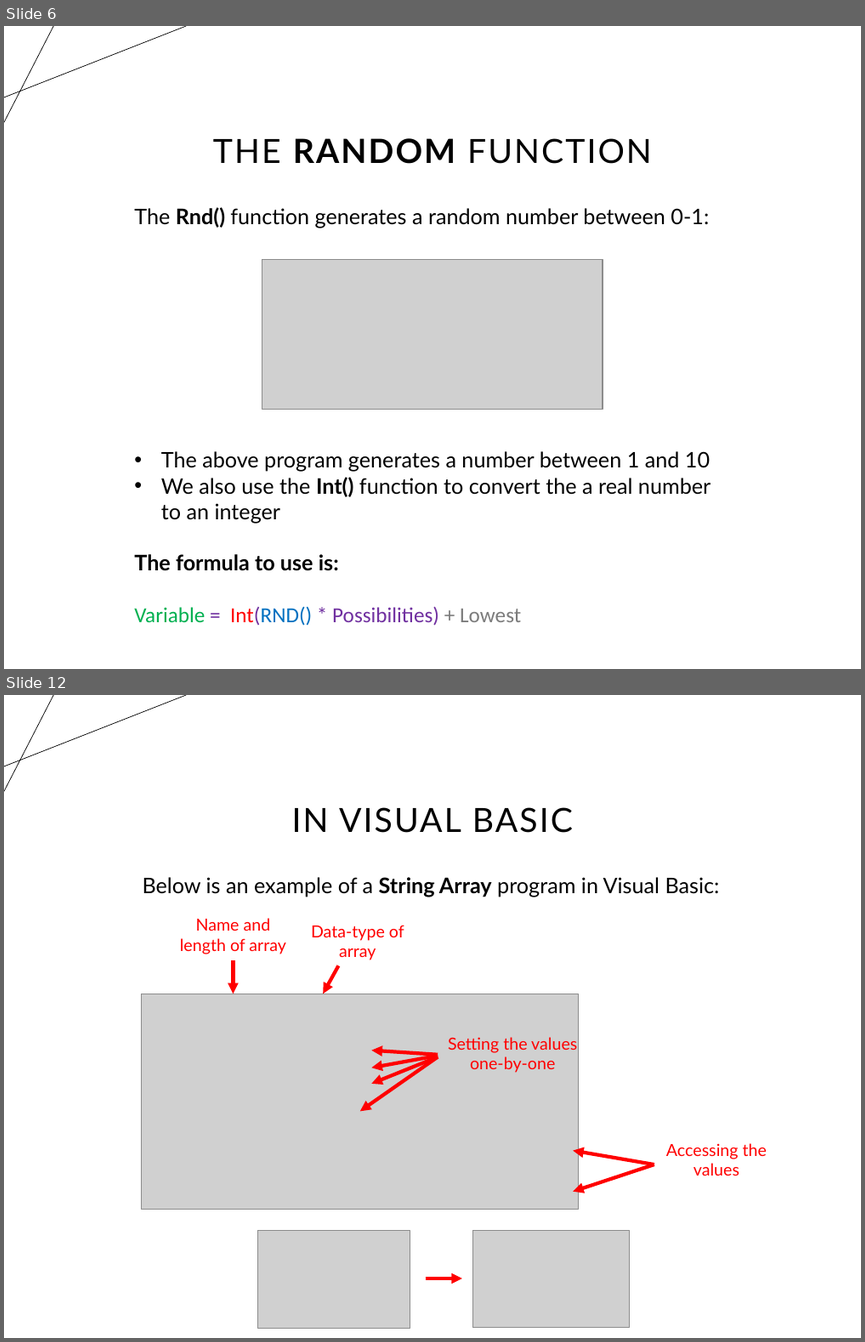
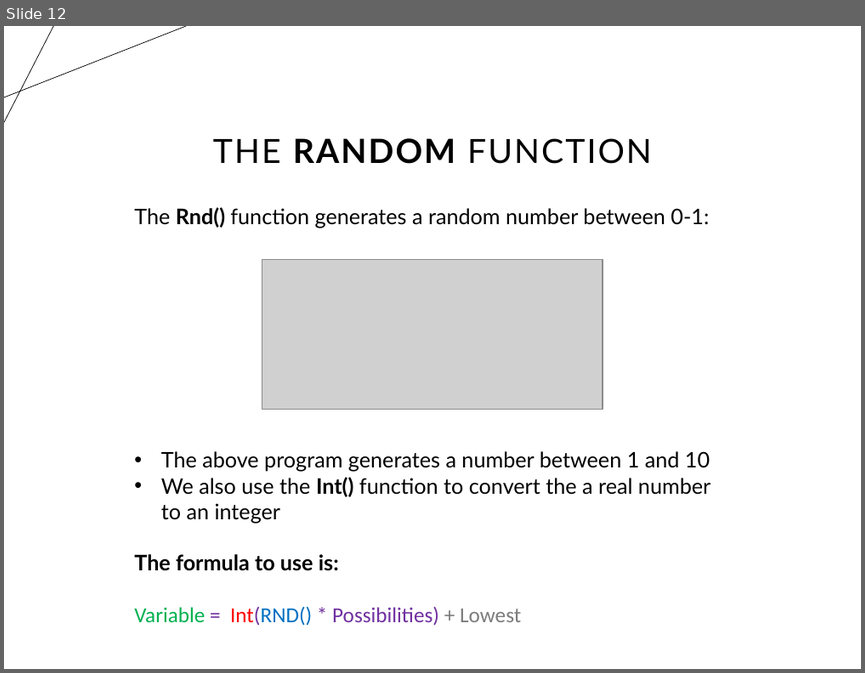
Before and after one commit to timo-w/mrwang, a slide deck: temp_extractions/tempfile.pptx. Shown one above the other, each under a label of ours: slides 6 and 12 before the commit, slide 12 after it; the slides between them are not shown. The pictures are 865x1342 and 865x673 pixels, drawn with LibreOffice and Linux fonts; fonts in the diff are those of the drawing; grey boxes stand for pictures. Boxes give left, top, right and bottom in pixels: in the first picture for what was removed or moved away, otherwise in the second. Text is boxed around its words. In the diff, an @@ line names an element or a change of style, - is before the commit and + after.

```diff
--- a/temp_extractions/tempfile.pptx
+++ b/temp_extractions/tempfile.pptx
@@ slide 12 removed at (4, 695, 861, 1338), background #FFFFFF; not listed: 2 template elements that a slide beside it also shows @@
@@ title removed at (292, 807, 573, 833) @@
-IN VISUAL BASIC
@@ text removed at (143, 877, 720, 897) @@
-Below is an example of a String Array program in Visual Basic:
@@ text removed at (180, 918, 286, 954) @@
-Name and length of array
@@ text removed at (311, 925, 404, 960) @@
-Data-type of array
@@ arrow removed from (233, 960) to (233, 993) @@
@@ arrow removed from (338, 966) to (323, 993) @@
@@ picture removed at (142, 993, 579, 1208) @@
@@ arrow removed from (438, 1054) to (371, 1049) @@
@@ text removed at (448, 1037, 577, 1072) @@
-Setting the values one-by-one
@@ arrow removed from (438, 1056) to (359, 1111) @@
@@ arrow removed from (438, 1055) to (371, 1067) @@
@@ arrow removed from (438, 1056) to (371, 1083) @@
@@ arrow removed from (654, 1164) to (573, 1150) @@
@@ text removed at (666, 1143, 766, 1175) @@
-Accessing the values
@@ arrow removed from (654, 1164) to (573, 1191) @@
@@ picture removed at (257, 1230, 409, 1327) @@
@@ picture removed at (472, 1230, 629, 1327) @@
@@ arrow removed from (426, 1278) to (462, 1278) @@
@@ what was slide 6 is now slide 12 @@
```
Also in this commit, not shown: 4 slides changed, 6 slides added, 7 other slides removed, 5 other files.
